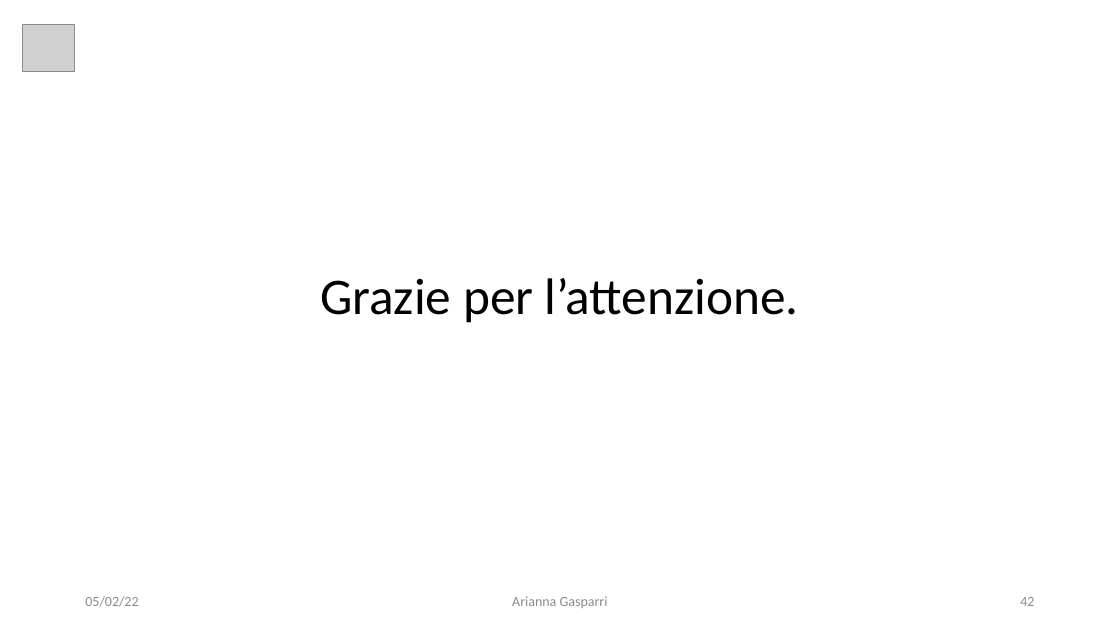
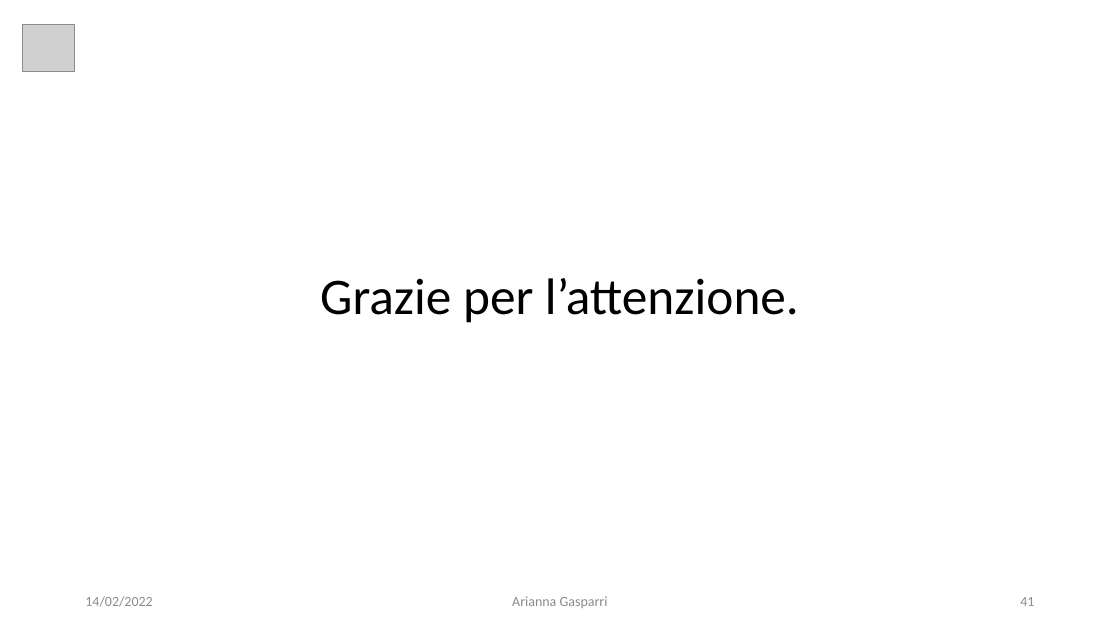
Before and after one commit to giga487/BicchiGas, a slide deck: slide 41 of Relazione/Presentazione.pptx (slide 42 before the commit). Drawn at 1120x630 pixels with LibreOffice and Linux fonts; fonts in the diff are those of the drawing; grey boxes stand for pictures. Boxes give left, top, right and bottom in pixels: in the first picture for what was removed or moved away, otherwise in the second. Text is boxed around its words. In the diff, an @@ line names an element or a change of style, - is before the commit and + after.

```diff
--- a/Relazione/Presentazione.pptx
+++ b/Relazione/Presentazione.pptx
@@ text at [85,596,152,607]: text changed @@
-05/02/22
+14/02/2022
@@ page number at [1020,597,1034,606]: text changed @@
-42
+41
```
Also in this commit, not shown: 39 other slides changed, 1 slide removed, 1 other file.
